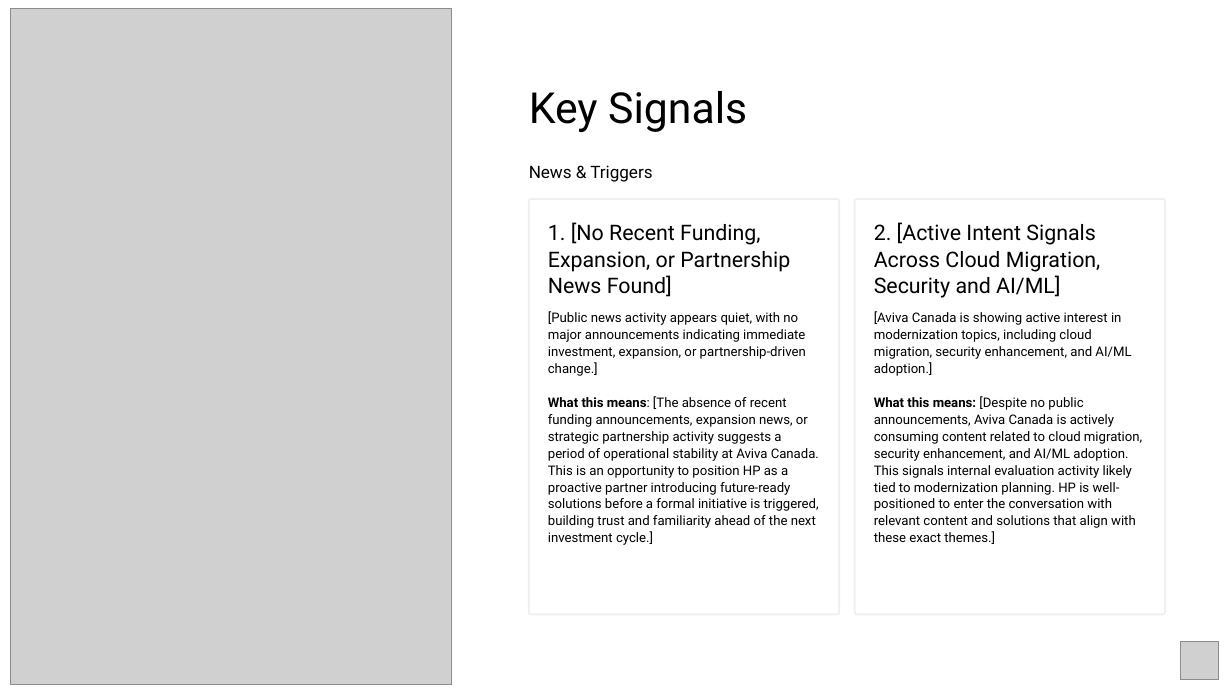
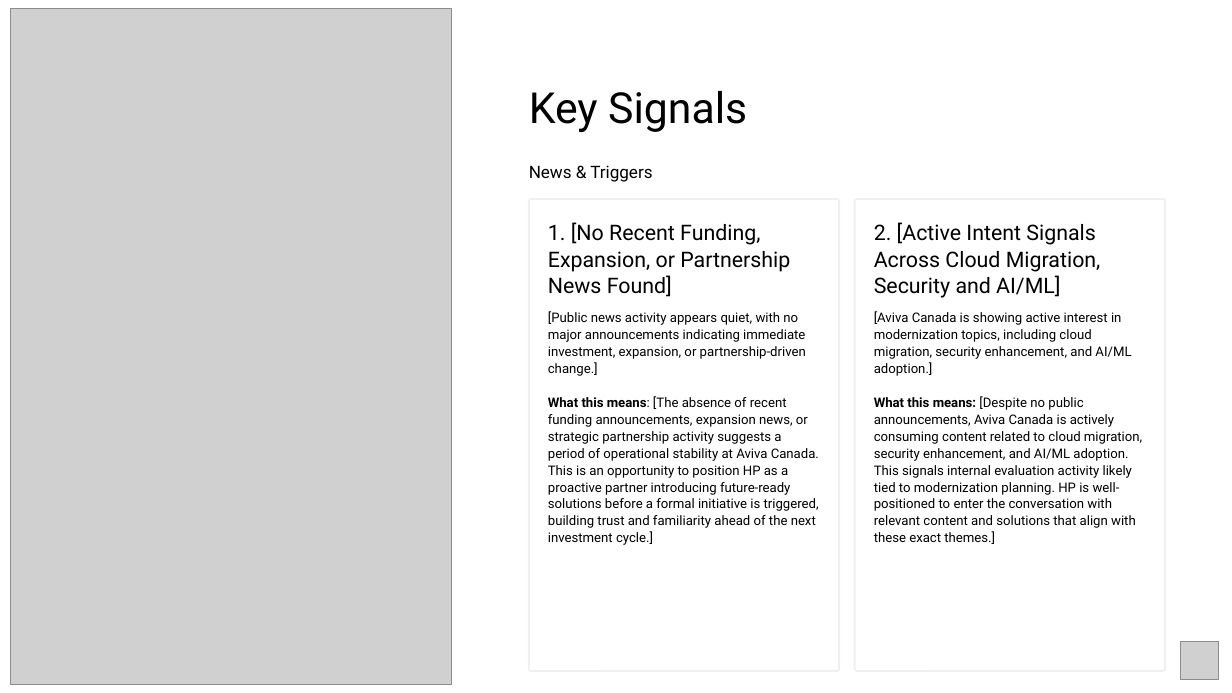
Before and after one commit to InterceptArcher/RADTest, a slide deck: slide 4 of template /master-template.v31-edited.pptx. Drawn at 1232x693 pixels with LibreOffice and Linux fonts; fonts in the diff are those of the drawing; grey boxes stand for pictures. Boxes give left, top, right and bottom in pixels: in the first picture for what was removed or moved away, otherwise in the second. Text is boxed around its words. In the diff, an @@ line names an element or a change of style, - is before the commit and + after.

```diff
--- a/template /master-template.v31-edited.pptx
+++ b/template /master-template.v31-edited.pptx
@@ rounded rectangle: place and size @@
-rounded rectangle at <box>529,200,839,615</box>
+rounded rectangle at <box>529,200,839,671</box>
@@ rounded rectangle: place and size @@
-rounded rectangle at <box>855,200,1165,615</box>
+rounded rectangle at <box>855,200,1165,671</box>
```
Also in this commit, not shown: 3 other slides changed, 7 other files.
